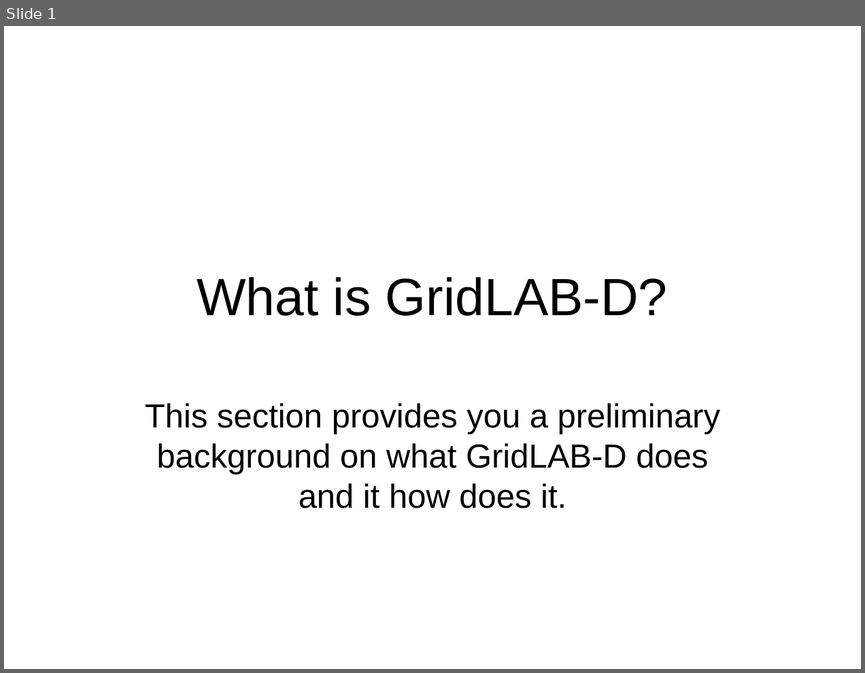
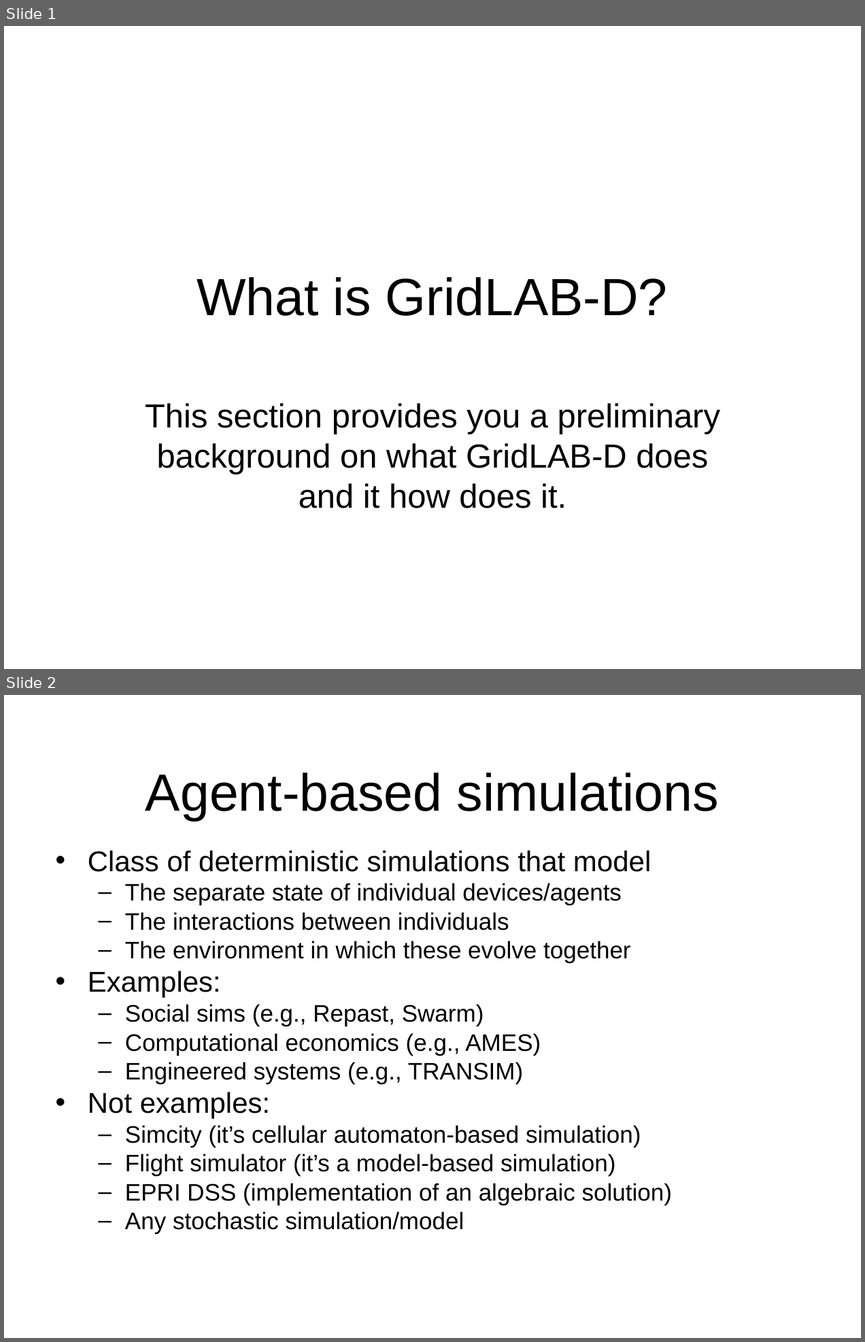
Before and after one commit to gridlab-d/course, a slide deck: 1.1 - What is GridLAB-D.pps. Shown one above the other, each under a label of ours: slide 1 before the commit, slides 1 and 2 after it. The pictures are 865x673 and 865x1342 pixels, drawn with LibreOffice and Linux fonts; fonts in the diff are those of the drawing; background and template pictures are left out. Boxes give left, top, right and bottom in pixels: in the first picture for what was removed or moved away, otherwise in the second. Text is boxed around its words. In the diff, an @@ line names an element or a change of style, - is before the commit and + after.

Commit message:
Added back information in introduction about agent based methods.

```diff
--- a/1.1 - What is GridLAB-D.pps
+++ b/1.1 - What is GridLAB-D.pps
@@ slide 2 added at [4, 695, 861, 1338], background picture (left out) @@
@@ title added at [145, 773, 719, 821], 44 pt, text #000000 @@
+Agent-based simulations
@@ text added at [88, 850, 672, 1234], 20 pt, text #000000 @@
+• Class of deterministic simulations that model
+  – The separate state of individual devices/agents
+  – The interactions between individuals
+  – The environment in which these evolve together
+• Examples:
+  – Social sims (e.g., Repast, Swarm)
+  – Computational economics (e.g., AMES)
+  – Engineered systems (e.g., TRANSIM)
+• Not examples:
+  – Simcity (it’s cellular automaton-based simulation)
+  – Flight simulator (it’s a model-based simulation)
+  – EPRI DSS (implementation of an algebraic solution)
+  – Any stochastic simulation/model
```
Also in this commit, not shown: 1 slide changed, 3 other slides added.
